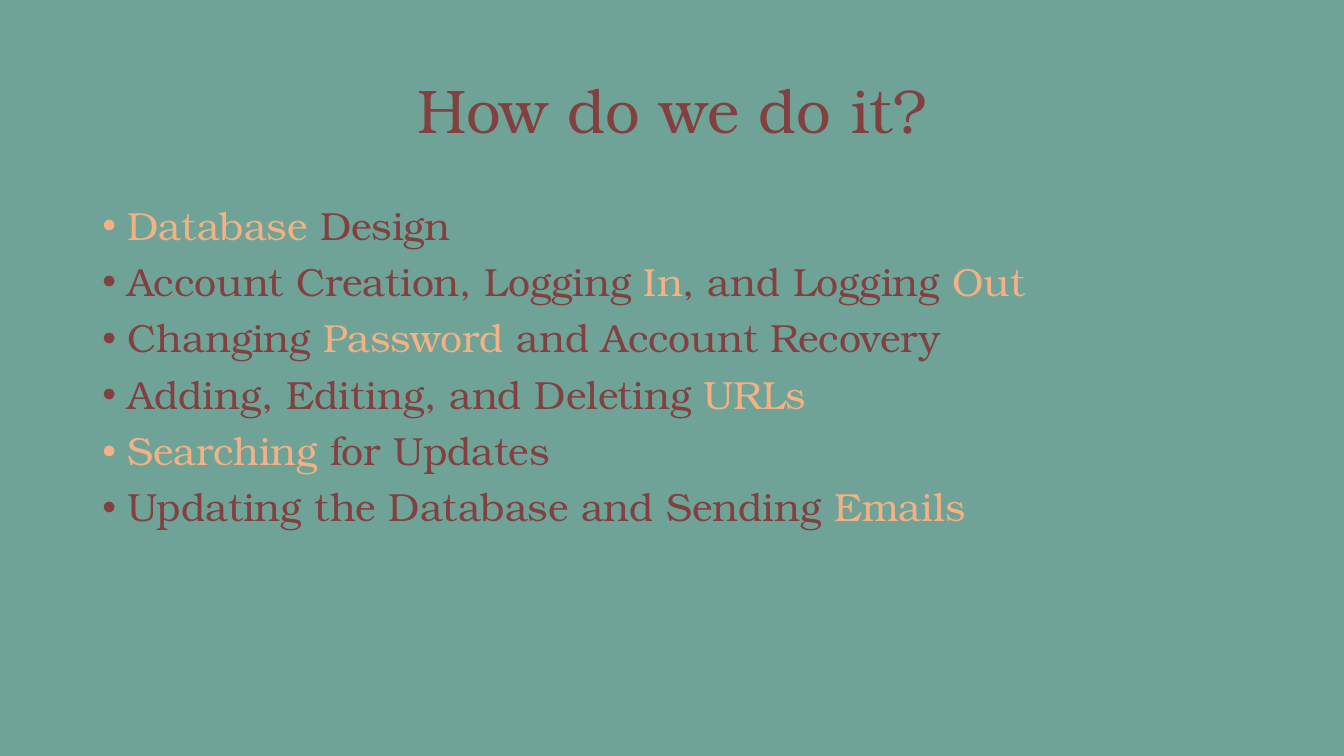
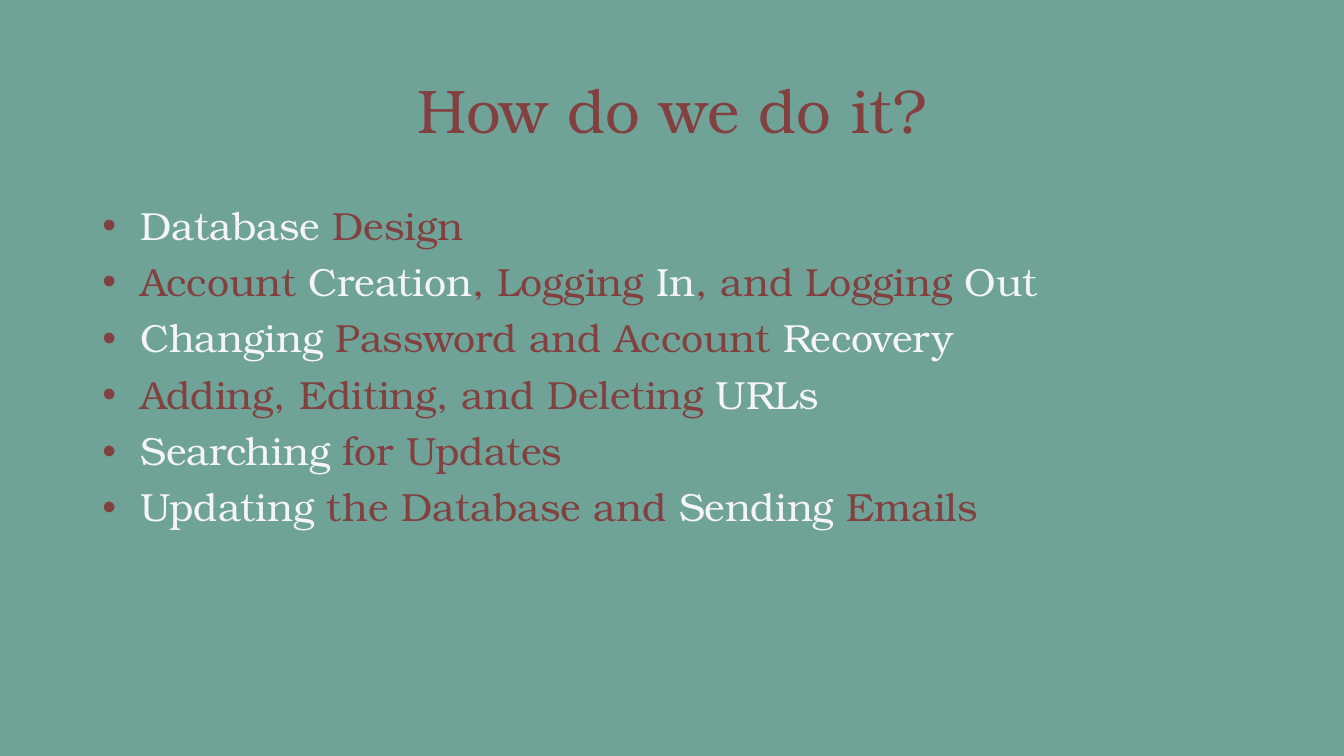
Before and after one commit to Su-Tangnu/NotifyMe, a slide deck: slide 3 of NotifyMe.pptx. Drawn at 1344x756 pixels with LibreOffice and Linux fonts; fonts in the diff are those of the drawing. Boxes give left, top, right and bottom in pixels: in the first picture for what was removed or moved away, otherwise in the second. Text is boxed around its words. In the diff, an @@ line names an element or a change of style, - is before the commit and + after.

```diff
--- a/NotifyMe.pptx
+++ b/NotifyMe.pptx
@@ text "Database Design" at <box>140,212,1038,531</box>: text colour #F4B183 to #F5F5F5 in "Database", "In, Out", "URLs", "Searching"; text colour #824040 to #F5F5F5 in "Creation,", "Changing Recovery", "Updating Sending"; text colour #F4B183 to #824040 in "Password", "Emails" @@
```
Also in this commit, not shown: 3 other slides changed, 21 slides added, 7 slides removed.
